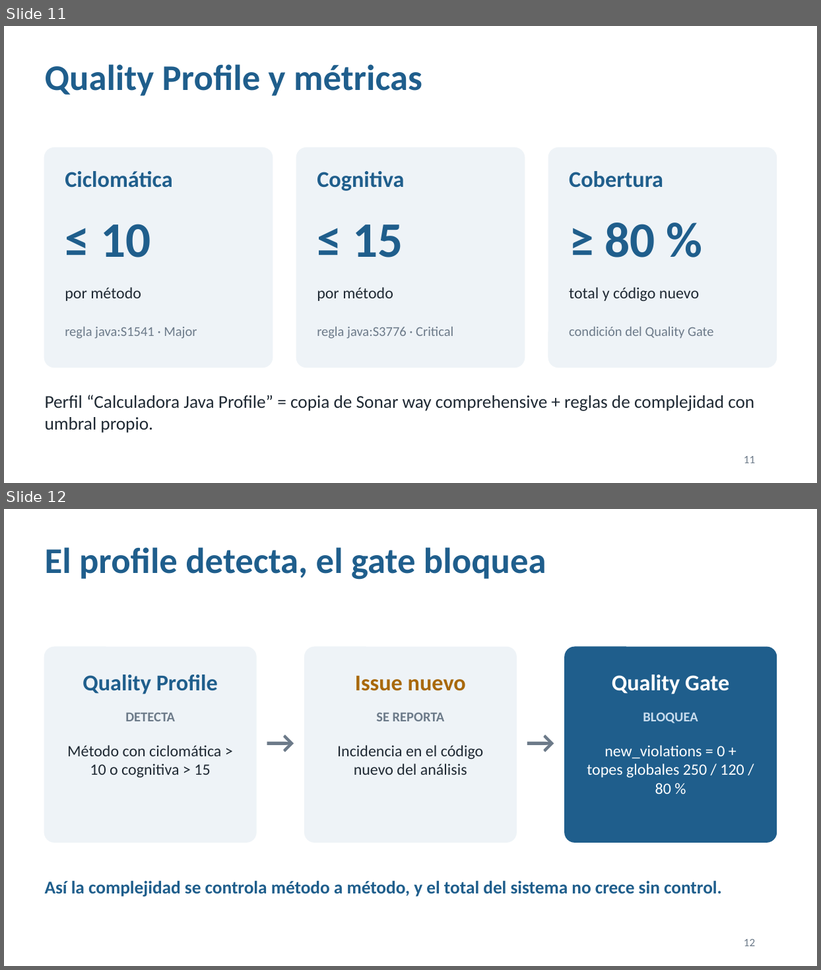
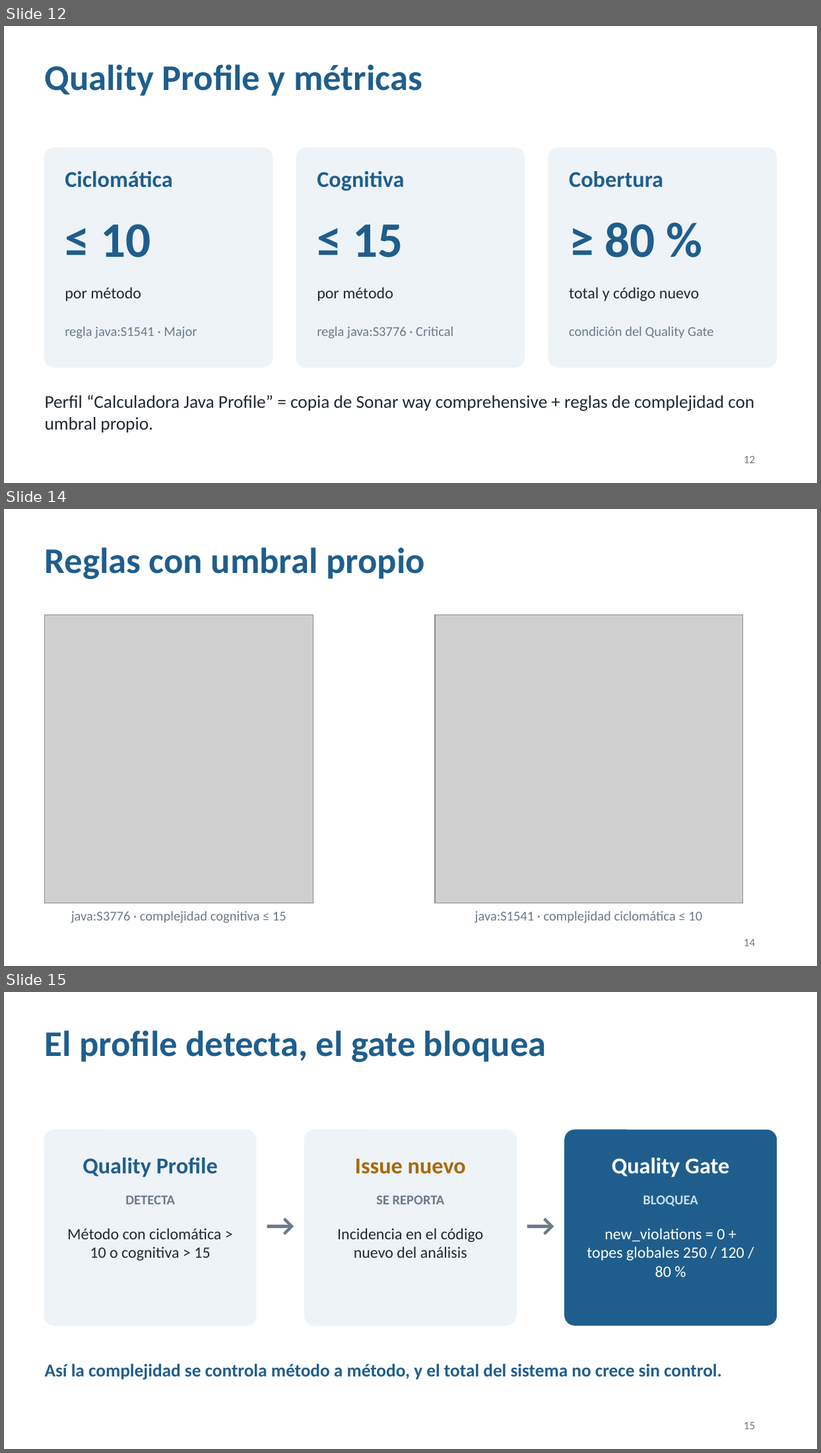
Before and after one commit to carolinacardonaUdeA/calidad-software, a slide deck: docs/Presentacion_Calidad_Calculadora.pptx. Shown one above the other, each under a label of ours: slides 11 and 12 before the commit, slides 12, 14 and 15 after it; the slides between them are not shown. The pictures are 821x970 and 821x1453 pixels, drawn with LibreOffice and Linux fonts; fonts in the diff are those of the drawing; grey boxes stand for pictures. Boxes give left, top, right and bottom in pixels: in the first picture for what was removed or moved away, otherwise in the second. Text is boxed around its words. In the diff, an @@ line names an element or a change of style, - is before the commit and + after.

```diff
--- a/docs/Presentacion_Calidad_Calculadora.pptx
+++ b/docs/Presentacion_Calidad_Calculadora.pptx
@@ slide 14 added at bbox=[4, 509, 817, 966], background #FFFFFF @@
@@ title added at bbox=[45, 547, 425, 580], 32 pt, text #1F5E8C, bold @@
+Reglas con umbral propio
@@ picture added at bbox=[45, 615, 313, 904] @@
@@ picture added at bbox=[435, 615, 743, 904] @@
@@ text added at bbox=[71, 912, 286, 923], 12 pt, text #6C7A89 @@
+java:S3776 · complejidad cognitiva ≤ 15
@@ text added at bbox=[475, 912, 702, 923], 12 pt, text #6C7A89 @@
+java:S1541 · complejidad ciclomática ≤ 10
@@ page number added at bbox=[744, 939, 755, 947], 10 pt, text #6C7A89 @@
+14
@@ what was slide 11 is now slide 12 @@
@@ page number at bbox=[744, 456, 755, 464]: text changed @@
-11
+12
@@ what was slide 12 is now slide 15 @@
@@ page number at bbox=[744, 1422, 755, 1430]: text changed @@
-12
+15
```
Also in this commit, not shown: 2 slides changed, 6 other slides added, 4 other files.
